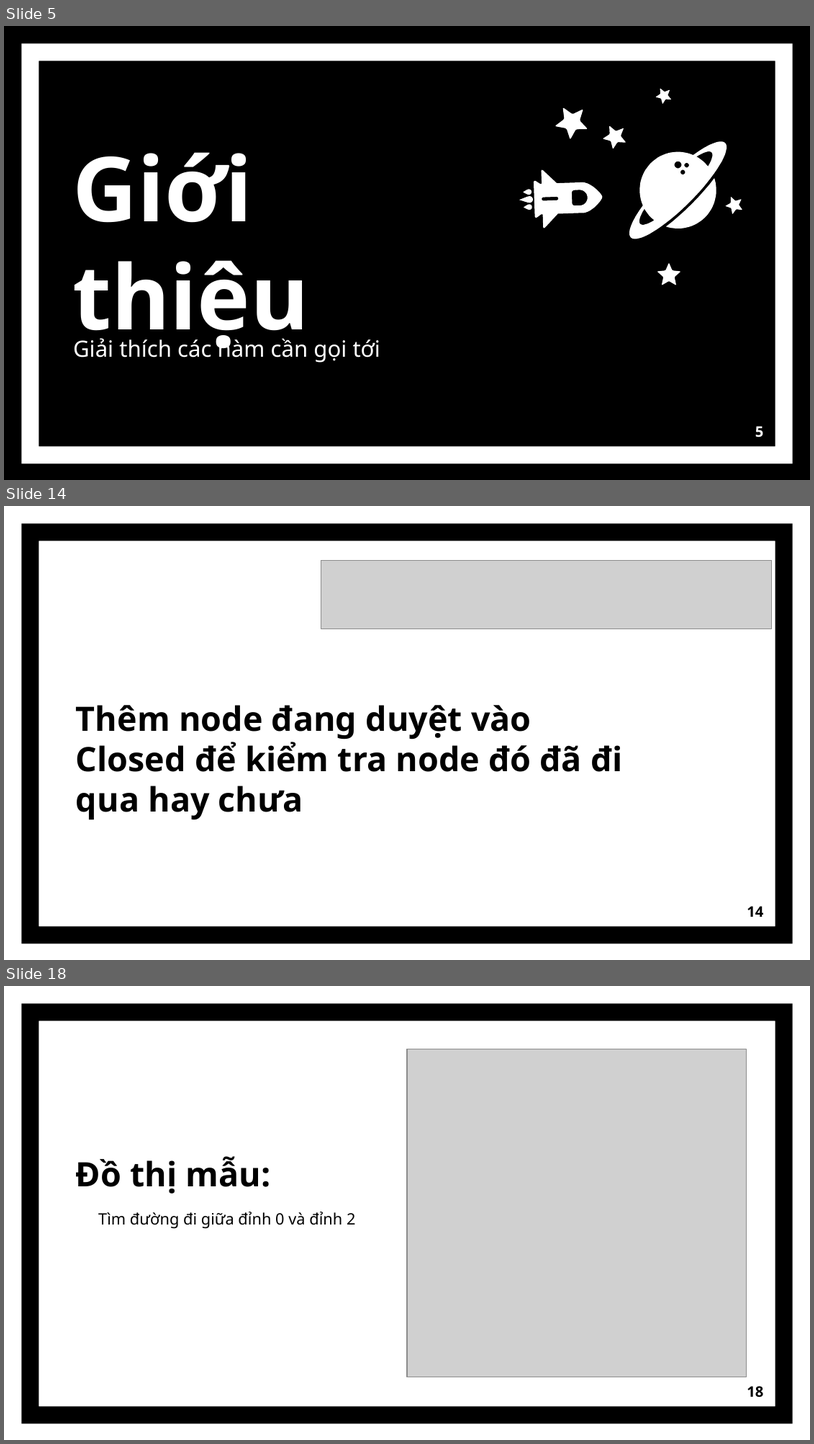
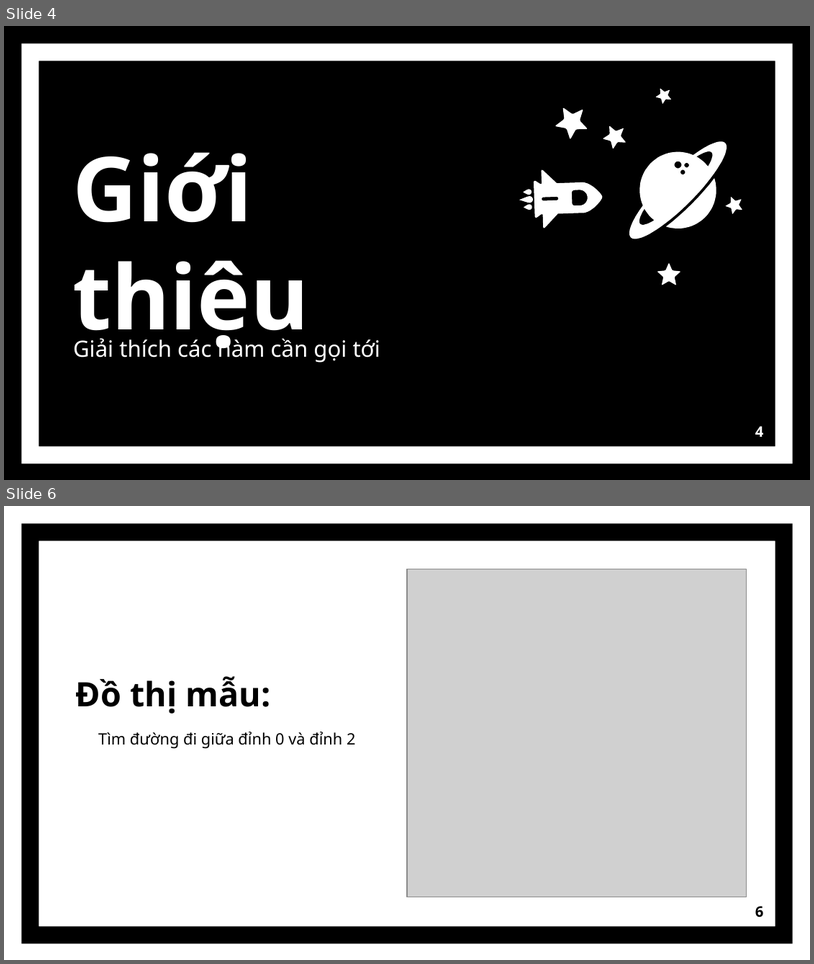
Before and after one commit to baobaote00/ltdt, a slide deck: LTDT.pptx. Shown one above the other, each under a label of ours: slides 5, 14 and 18 before the commit, slides 4 and 6 after it; the slides between them are not shown. The pictures are 814x1444 and 814x964 pixels, drawn with LibreOffice and Linux fonts; fonts in the diff are those of the drawing; grey boxes stand for pictures. Boxes give left, top, right and bottom in pixels: in the first picture for what was removed or moved away, otherwise in the second. Text is boxed around its words. In the diff, an @@ line names an element or a change of style, - is before the commit and + after.

```diff
--- a/LTDT.pptx
+++ b/LTDT.pptx
@@ slide 14 removed at box(4, 506, 810, 960), background #FFFFFF; not listed: 1 template element that a slide beside it also shows @@
@@ picture removed at box(321, 560, 772, 628) @@
@@ freeform shape removed at box(675, 569, 747, 628) @@
@@ text removed at box(76, 705, 623, 820) @@
-Thêm node đang duyệt vào Closed để kiểm tra node đó đã đi qua hay chưa
@@ page number removed at box(747, 906, 764, 916) @@
-14
@@ what was slide 5 is now slide 4 @@
@@ page number at box(756, 426, 764, 436): text changed @@
-5
+4
@@ what was slide 18 is now slide 6 @@
@@ page number at box(756, 906, 764, 917): text changed @@
-18
+6
```
Also in this commit, not shown: 2 slides changed, 2 slides added, 12 other slides removed, 1 other file.
